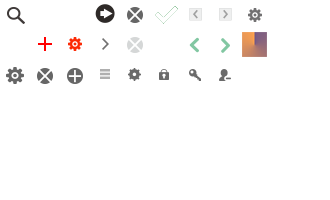
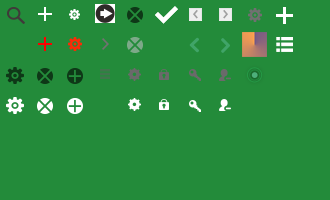
Layers edited between the first and the second w=330, h=200 image:
added layer "point play" above "point vibe" over [251,72,258,78]
added layer "point vibe" (1st of 2) (24%) above "point vibe" over [250,70,260,80]
added layer "point vibe" (2nd of 2) (24%) above "menu icon" over [248,68,262,82]
added layer "menu icon" above "Arrow" over [276,37,293,52]
showed "图层 0" over [0,0,330,200]
